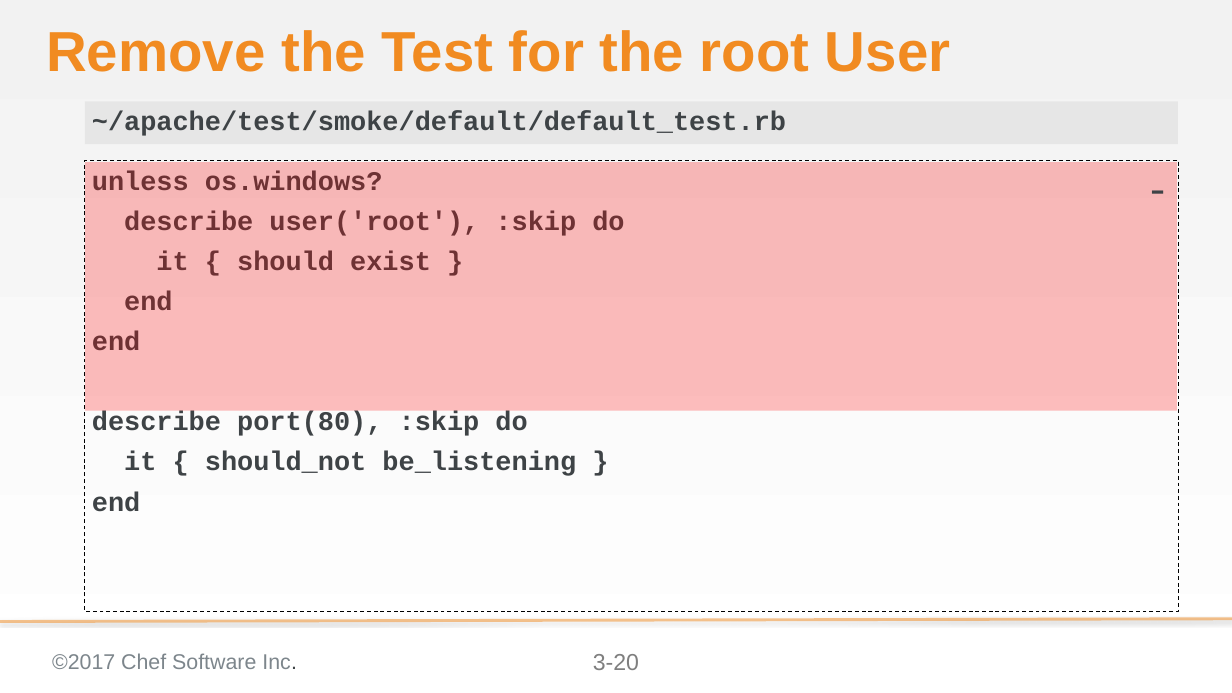
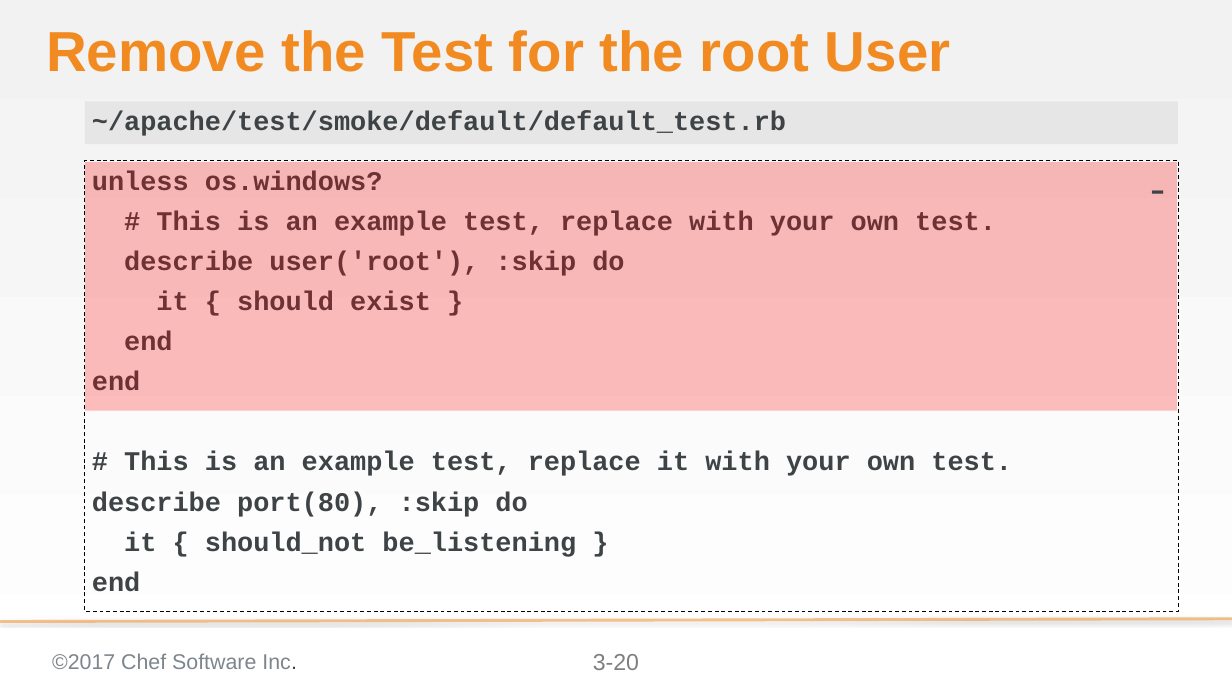
Before and after one commit to ericheiser/chef-intermediate, a slide deck: slide 20 of 03-writing_a_test_first.pptx. Drawn at 1232x693 pixels with LibreOffice and Linux fonts; fonts in the diff are those of the drawing; background and template pictures are left out. Boxes give left, top, right and bottom in pixels: in the first picture for what was removed or moved away, otherwise in the second. Text is boxed around its words. In the diff, an @@ line names an element or a change of style, - is before the commit and + after.

```diff
--- a/03-writing_a_test_first.pptx
+++ b/03-writing_a_test_first.pptx
@@ text at bbox=[156, 211, 996, 236]: paragraph added @@
+# This is an example test, replace with your own test.
@@ text at bbox=[124, 452, 1012, 476]: paragraph added @@
+# This is an example test, replace it with your own test.
```
Also in this commit, not shown: 14 other slides changed.
